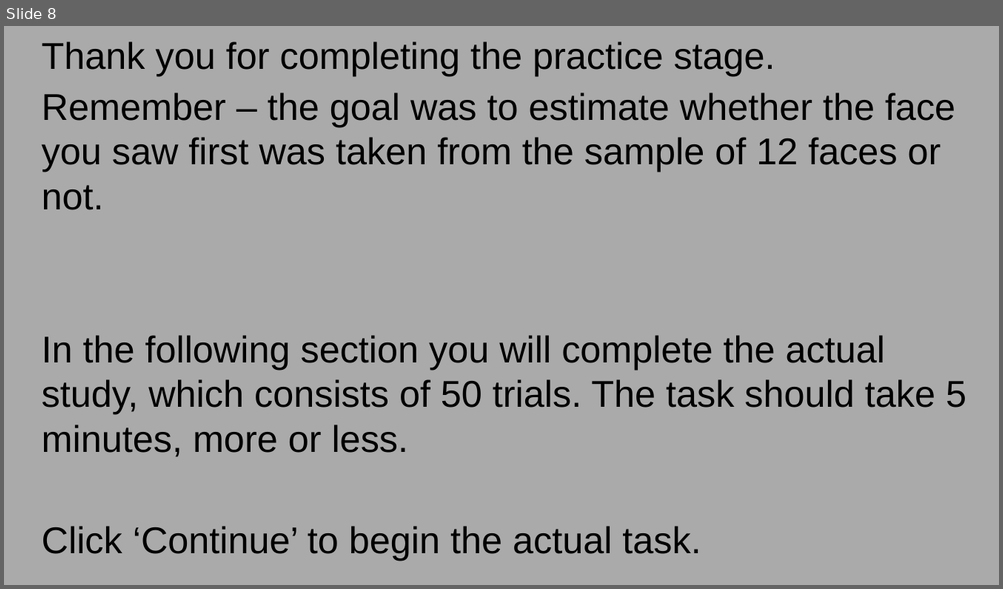
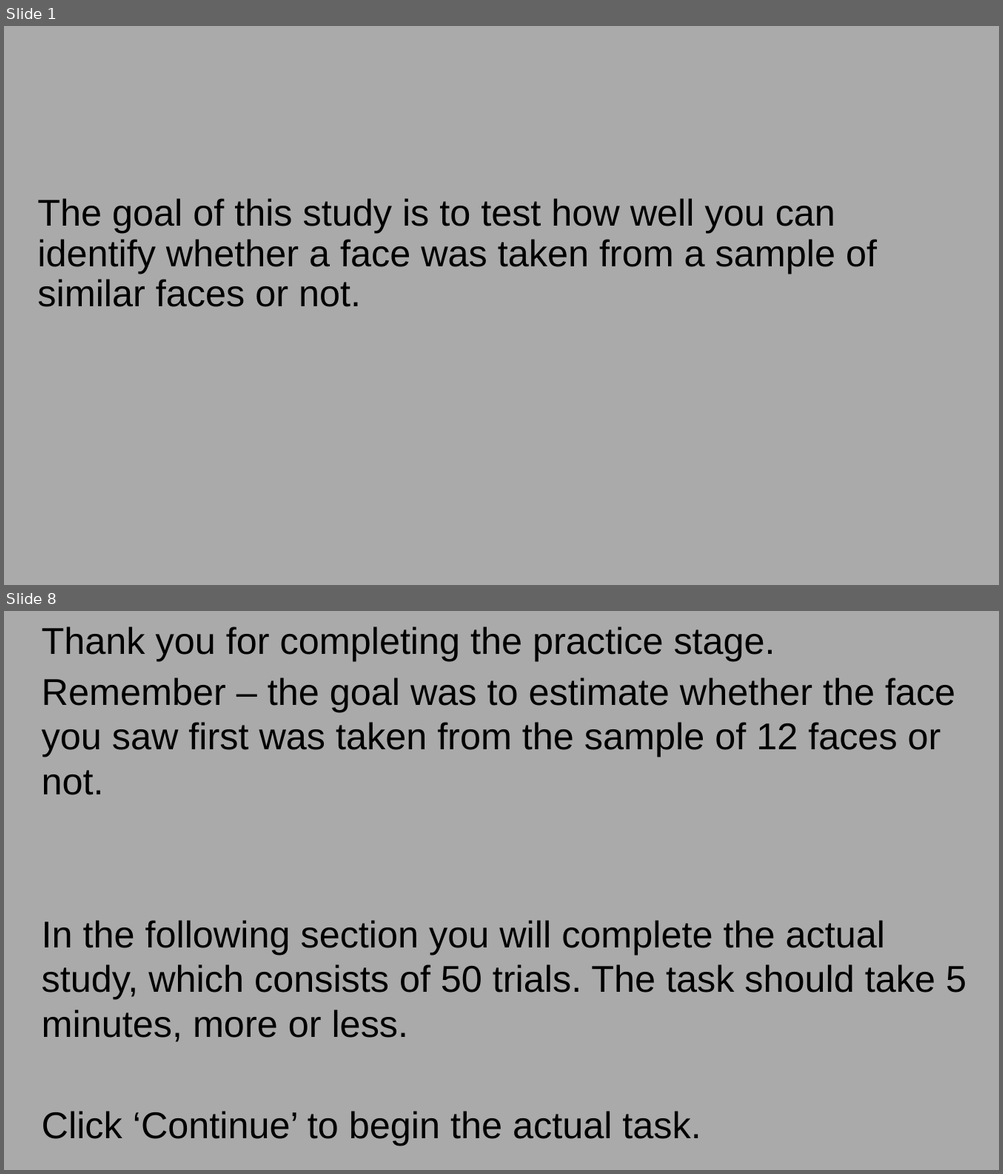
Before and after one commit to GoldenbergLab/task-group-categorization-amit, a slide deck: img/ins_just_ensamble/instructions2.4.19.pptx. Shown one above the other, each under a label of ours: slide 8 before the commit, slides 1 and 8 after it; the slides between them are not shown. The pictures are 1003x589 and 1003x1174 pixels, drawn with LibreOffice and Linux fonts; fonts in the diff are those of the drawing. Boxes give left, top, right and bottom in pixels: in the first picture for what was removed or moved away, otherwise in the second. Text is boxed around its words. In the diff, an @@ line names an element or a change of style, - is before the commit and + after.

```diff
--- a/img/ins_just_ensamble/instructions2.4.19.pptx
+++ b/img/ins_just_ensamble/instructions2.4.19.pptx
@@ slide 1 added at [4,26,999,585], background #AAAAAA @@
@@ title added at [37,198,876,307], 72 pt, text #000000 @@
+The goal of this study is to test how well you can identify whether a face was taken from a sample of similar faces or not.
```
Also in this commit, not shown: 6 slides changed, 1 slide removed, 1 other file.
